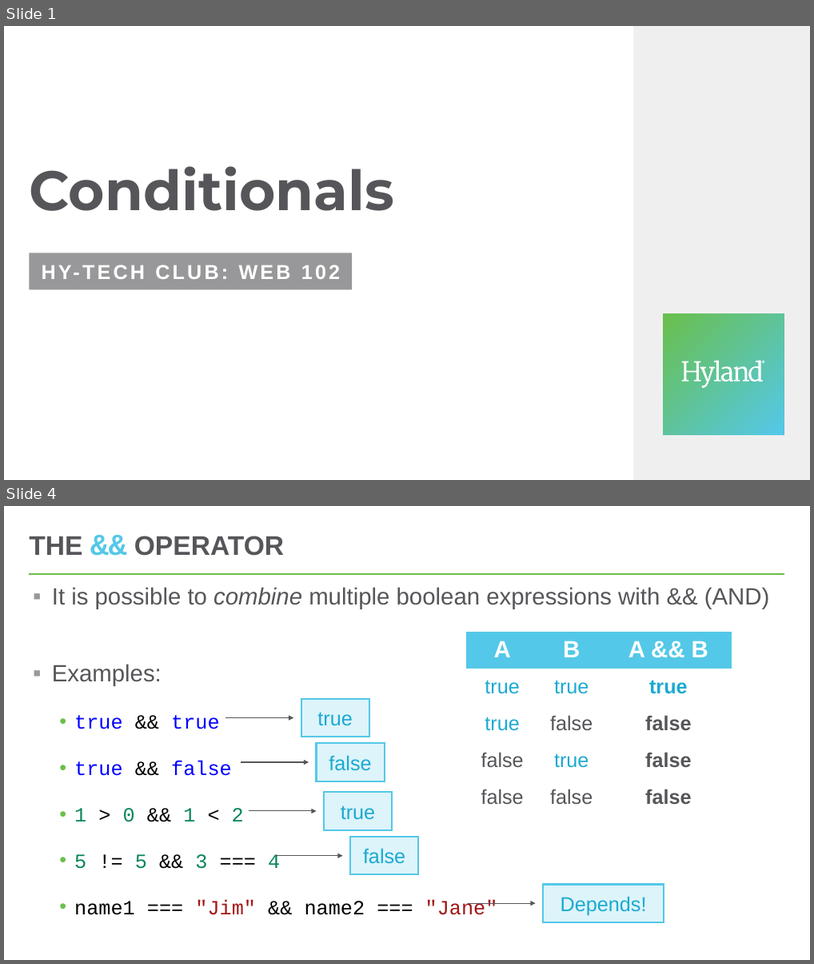
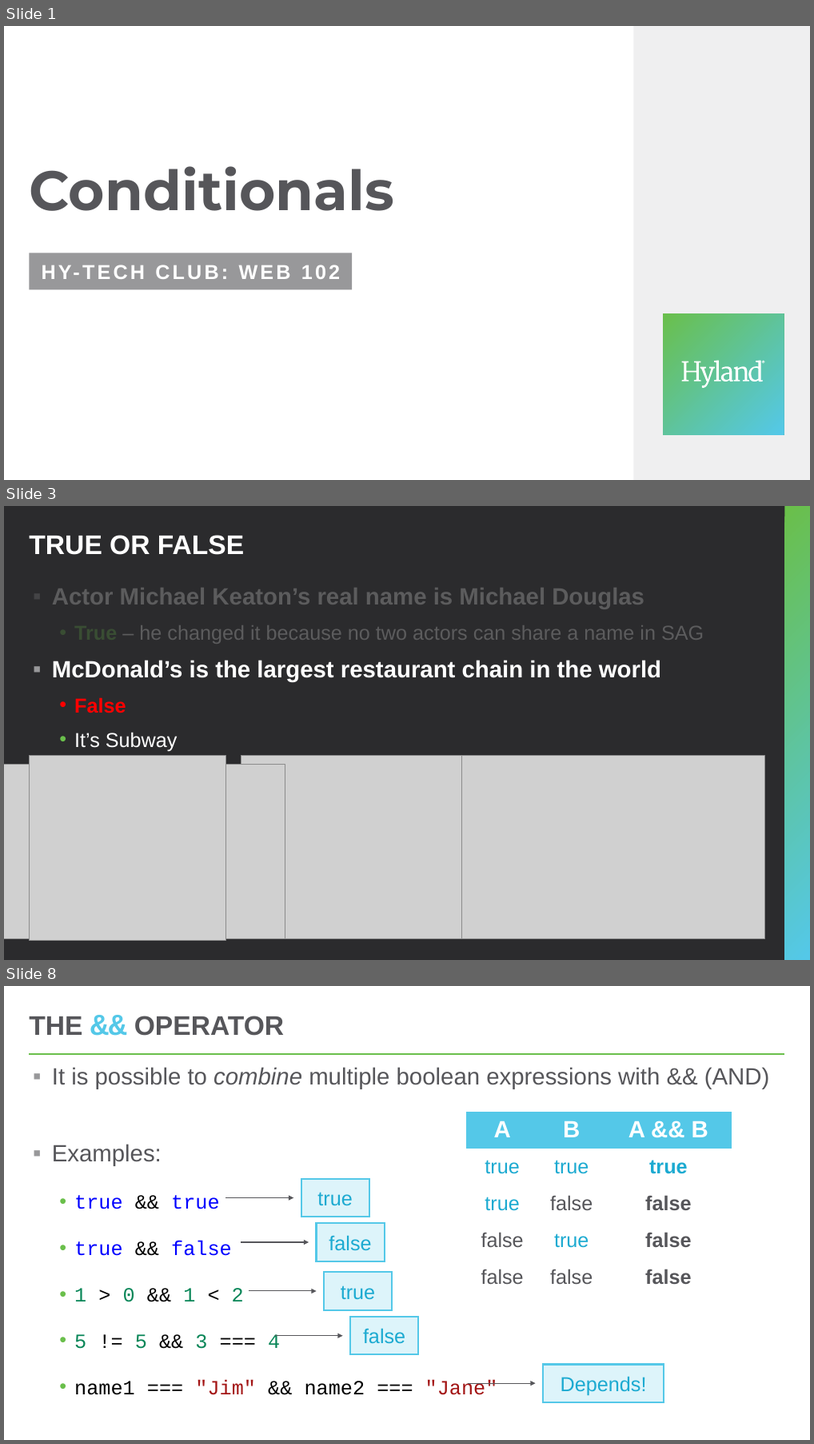
Before and after one commit to hytechclub/web-102, a slide deck: Week05/Conditionals.pptx. Shown one above the other, each under a label of ours: slides 1 and 4 before the commit, slides 1, 3 and 8 after it; the slides between them are not shown. The pictures are 814x964 and 814x1444 pixels, drawn with LibreOffice and Linux fonts; fonts in the diff are those of the drawing; grey boxes stand for pictures. Boxes give left, top, right and bottom in pixels: in the first picture for what was removed or moved away, otherwise in the second. Text is boxed around its words. In the diff, an @@ line names an element or a change of style, - is before the commit and + after.

```diff
--- a/Week05/Conditionals.pptx
+++ b/Week05/Conditionals.pptx
@@ slide 3 added at [4,506,810,960], background #2B2B2D @@
@@ rectangle added at [786,506,810,960], fill gradient #6ABF4B to #54C8E8 @@
@@ title added at [29,535,244,555], 32 pt, text #FFFFFF, bold @@
+TRUE OR FALSE
@@ rectangle added at [30,582,718,649], fill #2B2B2D at 77% opacity @@
@@ text added at [52,588,704,751], 28 pt, text #FFFFFF, bold @@
+▪ Actor Michael Keaton’s real name is Michael Douglas
+  • True – he changed it because no two actors can share a name in SAG
+▪ McDonald’s is the largest restaurant chain in the world
+  • False
+  • It’s Subway
@@ picture added at [4,764,286,939] @@
@@ picture added at [30,756,226,940] @@
@@ picture added at [241,756,462,939] @@
@@ picture added at [400,756,765,938] @@
@@ what was slide 4 is now slide 8 @@
```
Also in this commit, not shown: 4 slides changed, 5 other slides added, 1 other file.
